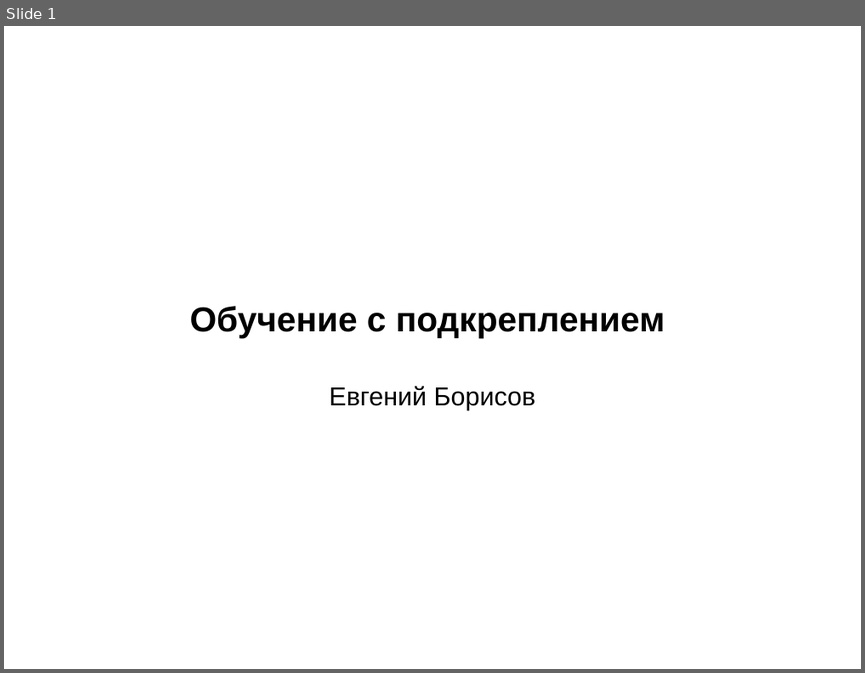
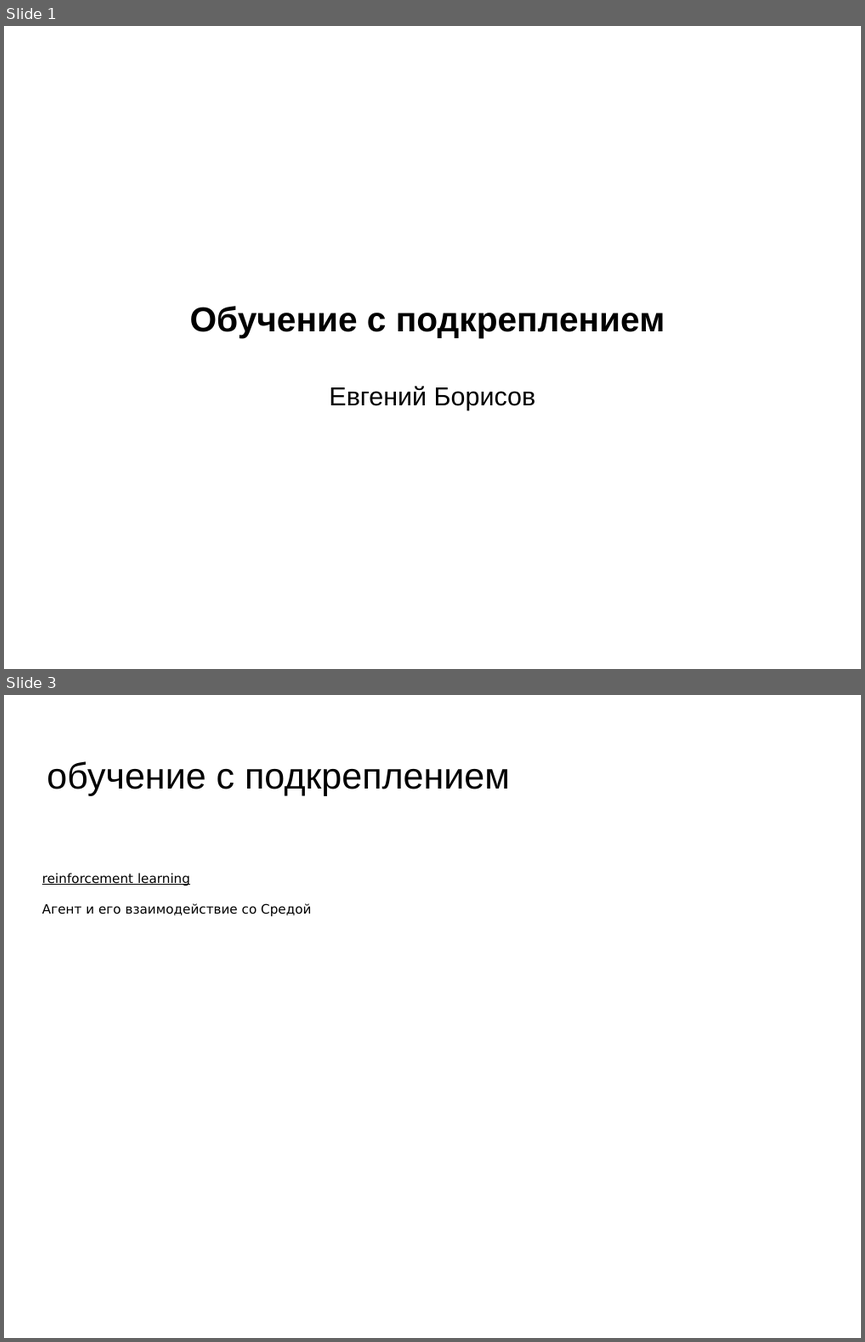
Before and after one commit to mechanoid5/ml_lectorium_legacy, a slide deck: 34-reinforcement-learning.odp. Shown one above the other, each under a label of ours: slide 1 before the commit, slides 1 and 3 after it; the slides between them are not shown. The pictures are 865x673 and 865x1342 pixels, drawn with LibreOffice and Linux fonts; fonts in the diff are those of the drawing; background and template pictures are left out. Boxes give left, top, right and bottom in pixels: in the first picture for what was removed or moved away, otherwise in the second. Text is boxed around its words. In the diff, an @@ line names an element or a change of style, - is before the commit and + after.

```diff
--- a/34-reinforcement-learning.odp
+++ b/34-reinforcement-learning.odp
@@ slide 3 added at [4,695,861,1338], background picture (left out) @@
@@ title added at [46,761,510,796], 33.9 pt, text #000000 @@
+обучение с подкреплением
@@ text added at [42,873,311,916], 12 pt, text #000000 @@
+reinforcement learning
+Агент и его взаимодействие со Средой
```
Also in this commit, not shown: 1 slide changed, 4 other slides added.
